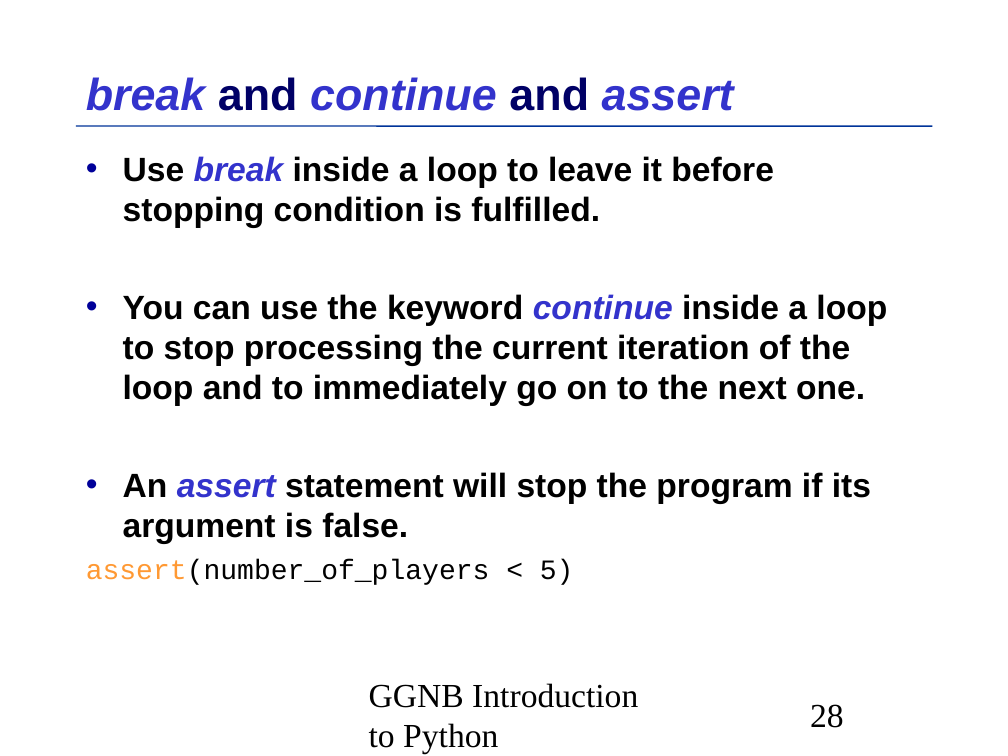
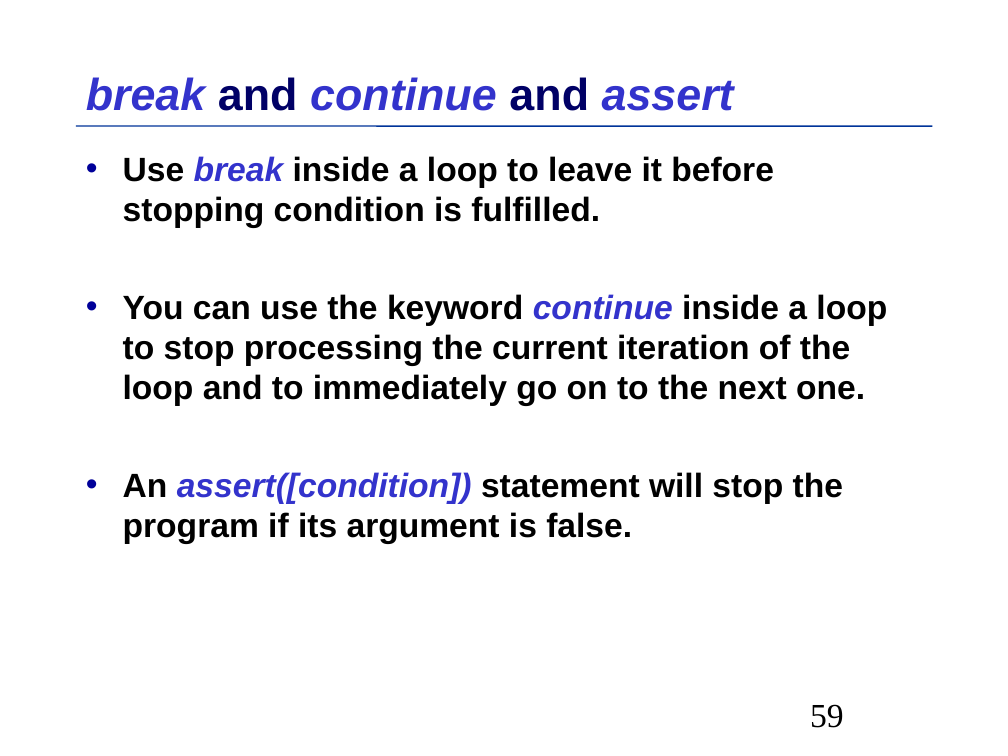
Before and after one commit to MPIDS/Python-Course, a slide deck: slide 59 of 01-basics/Talk/Python-Introduction.odp (slide 28 before the commit). Drawn at 1008x756 pixels with LibreOffice and Linux fonts; fonts in the diff are those of the drawing. Boxes give left, top, right and bottom in pixels: in the first picture for what was removed or moved away, otherwise in the second. Text is boxed around its words. In the diff, an @@ line names an element or a change of style, - is before the commit and + after.

```diff
--- a/01-basics/Talk/Python-Introduction.odp
+++ b/01-basics/Talk/Python-Introduction.odp
@@ text at [123, 472, 843, 544]: text changed @@
-• An assert statement will stop the program if its argument is false.
-assert(number_of_players < 5)
+• An assert([condition]) statement will stop the program if its argument is false.
@@ text removed at [369, 683, 638, 754] @@
-GGNB Introduction to Python
@@ page number at [810, 704, 844, 728]: text changed @@
-28
+59
```
Also in this commit, not shown: 101 other slides changed, 2 slides added, 2 slides removed.
